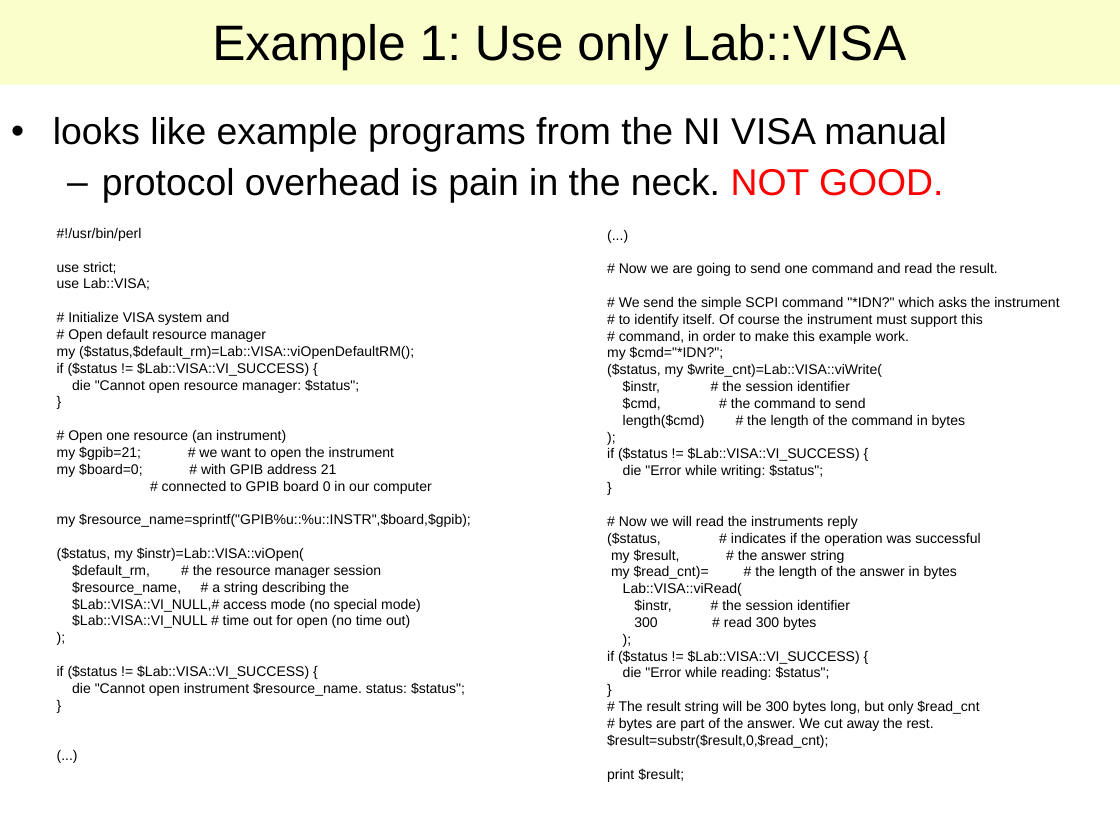
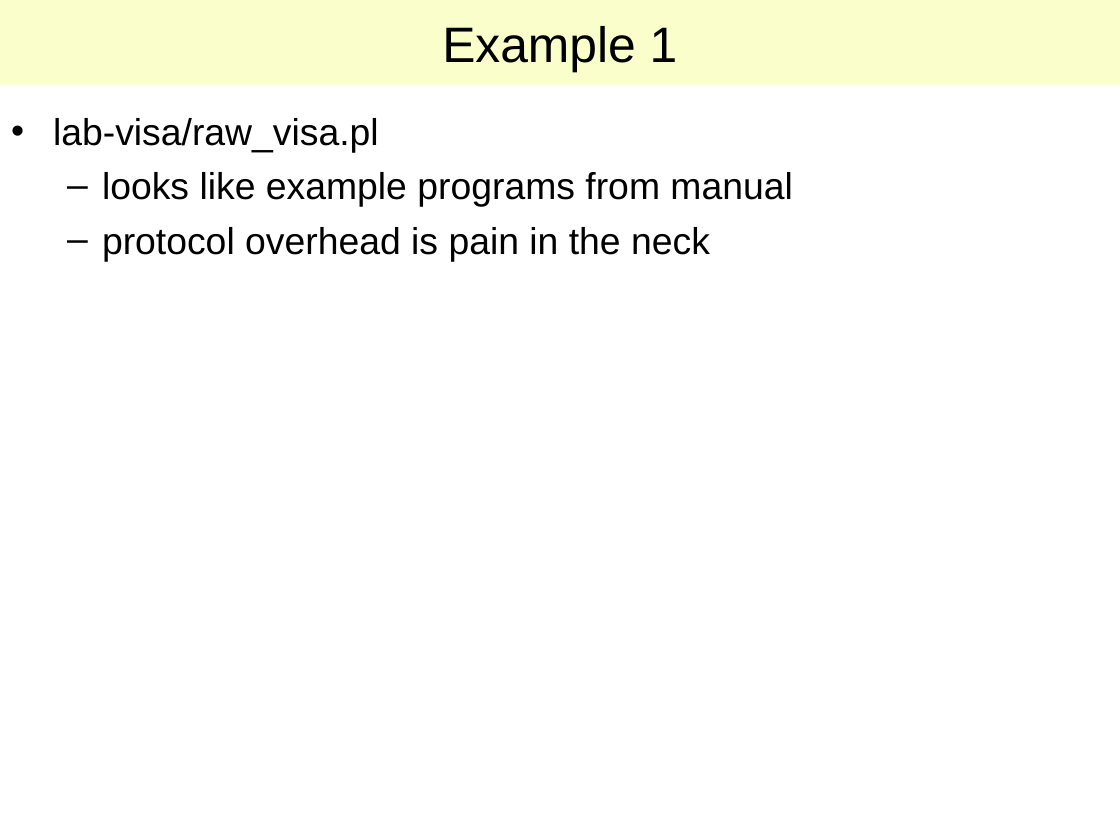
Before and after one commit to lab-measurement/Lab-VISA, a slide deck: slide 8 of Tutorial/Talk/Lab-VISA.ppt. Drawn at 1120x840 pixels with LibreOffice and Linux fonts; fonts in the diff are those of the drawing. Boxes give left, top, right and bottom in pixels: in the first picture for what was removed or moved away, otherwise in the second. Text is boxed around its words. In the diff, an @@ line names an element or a change of style, - is before the commit and + after.

Commit message:
Reverted latest modifications.
The updates to the slides looked terrible and did not add any valuable information. Nobody wants to read source code like this, neither during a real talk nor on the screen. You can open the examples in a parallel editor.

The HTML version was even more unusable.

I will add a PDF version to the website.

Sorry, eh..

```diff
--- a/Tutorial/Talk/Lab-VISA.ppt
+++ b/Tutorial/Talk/Lab-VISA.ppt
@@ title at (442,26,678,72): text changed @@
-Example 1: Use only Lab::VISA
+Example 1
@@ text at (53,118,792,261): text changed @@
-• looks like example programs from the NI VISA manual
-  – protocol overhead is pain in the neck. NOT GOOD.
+• lab-visa/raw_visa.pl
+  – looks like example programs from manual
+  – protocol overhead is pain in the neck
@@ text removed at (57,228,471,696) @@
-#!/usr/bin/perl
-use strict;
-use Lab::VISA;
-# Initialize VISA system and
-# Open default resource manager
-my ($status,$default_rm)=Lab::VISA::viOpenDefaultRM();
-if ($status != $Lab::VISA::VI_SUCCESS) {
-die "Cannot open resource manager: $status";
-}
-# Open one resource (an instrument)
-my $gpib=21; # we want to open the instrument
-my $board=0; # with GPIB address 21
-# connected to GPIB board 0 in our computer
-my $resource_name=sprintf("GPIB%u::%u::INSTR",$board,$gpib);
-($status, my $instr)=Lab::VISA::viOpen(
-$default_rm, # the resource manager session
-$resource_name, # a string describing the
-$Lab::VISA::VI_NULL,# access mode (no special mode)
-$Lab::VISA::VI_NULL # time out for open (no time out)
-);
-if ($status != $Lab::VISA::VI_SUCCESS) {
-die "Cannot open instrument $resource_name. status: $status";
-}
-(...)
@@ text removed at (607,263,1059,782) @@
-(...)
-# Now we are going to send one command and read the result.
-# We send the simple SCPI command "*IDN?" which asks the instrument
-# to identify itself. Of course the instrument must support this
-# command, in order to make this example work.
-my $cmd="*IDN?";
-($status, my $write_cnt)=Lab::VISA::viWrite(
-$instr, # the session identifier
-$cmd, # the command to send
-length($cmd) # the length of the command in bytes
-);
-if ($status != $Lab::VISA::VI_SUCCESS) {
-die "Error while writing: $status";
-}
-# Now we will read the instruments reply
-($status, # indicates if the operation was successful
-my $result, # the answer string
-my $read_cnt)= # the length of the answer in bytes
-Lab::VISA::viRead(
-$instr, # the session identifier
-300 # read 300 bytes
-);
-if ($status != $Lab::VISA::VI_SUCCESS) {
-die "Error while reading: $status";
-}
-# The result string will be 300 bytes long, but only $read_cnt
-# bytes are part of the answer. We cut away the rest.
-$result=substr($result,0,$read_cnt);
-print $result;
```
Also in this commit, not shown: 11 other slides changed, 5 slides added, 3 slides removed, 2 other files.
